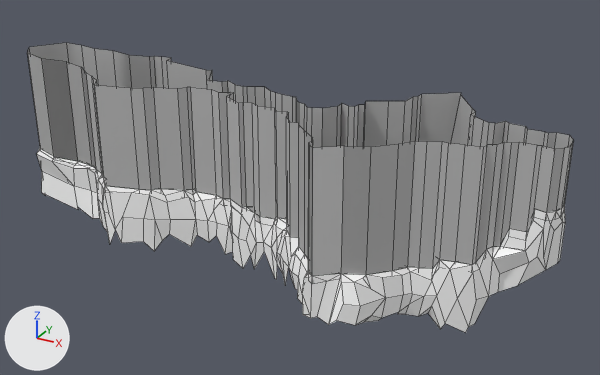
The FBX model LeyuGame/Assets/Models/Props/Composition Disc/Level1/MOD_Level1_Versie7.fbx: old version first, new version second.
Both versions are drawn from a 50 mm lens placed at (0.15, -0.259, 0.154), pointed at (0.0, 0.014, 0.018). Arrows for +X, +Y and +Z are at lower left; the lights stay in place. Mesh edges are drawn as thin lines. Where no turn or scale is listed for an object, it has been applied to the vertices.

Names of what the first picture shows: 'MOD_Boundaries', 'MOD_Level1'.
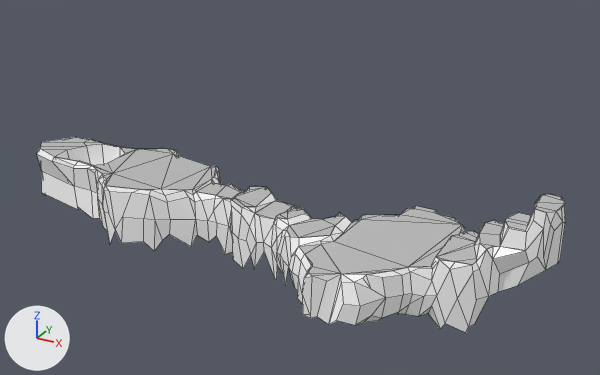
The change in detail:
Object 'MOD_Boundaries' (ob_mod_boundaries) is deleted.

Changed parts and their boxes (x1, y1, x2, y2) in the pictures (600 x 375 px):
'MOD_Boundaries', deleted
    before: (27, 43, 573, 284)
'MOD_Level1_Floor', unchanged, uncovered by the edit
    after: (40, 137, 565, 276)
